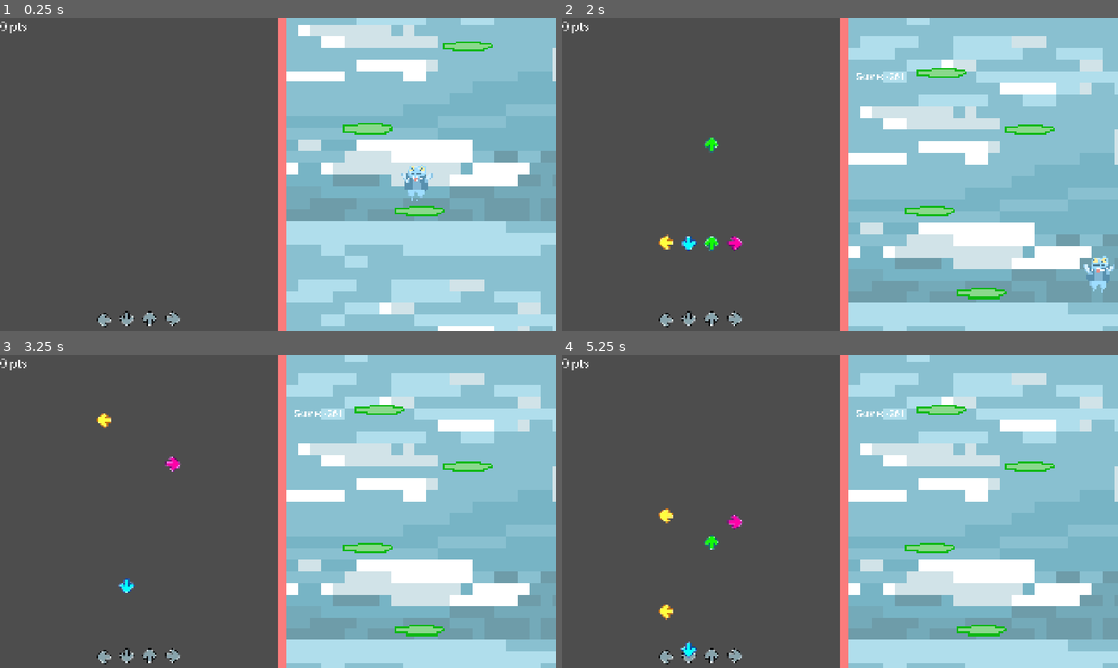
Above: before the commit, frames 1-4 (two rows, left to right).
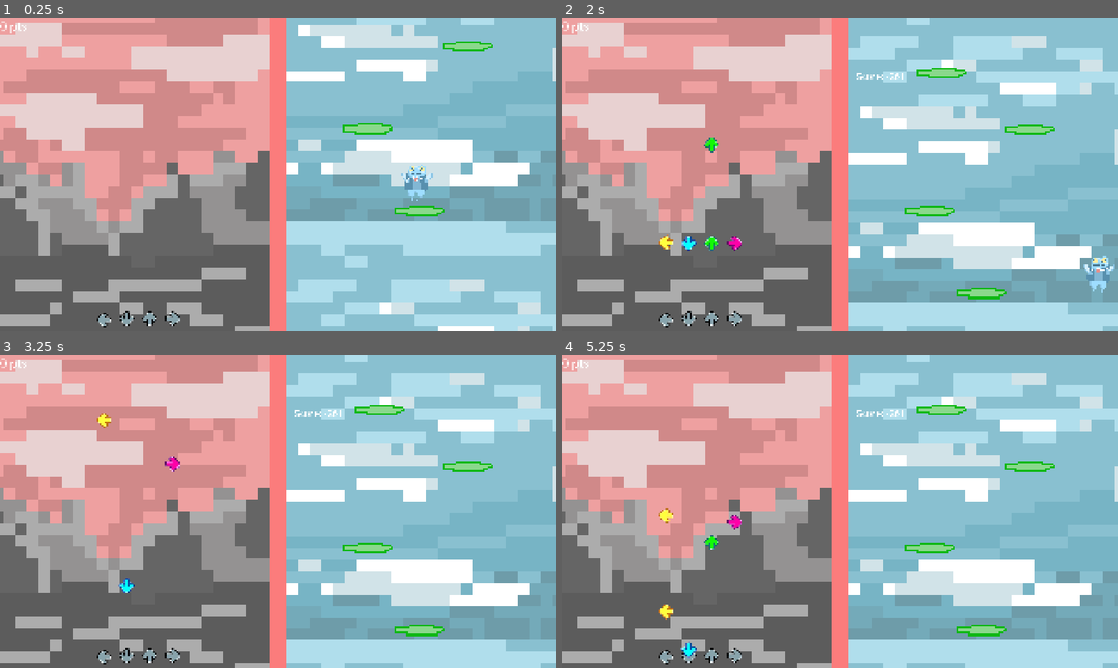
Above: after the commit, the same moments.

Repository: Sklebi/Bounce-battles
Game: Godot game, scene res://Scenes/main_game.tscn
Two runs of this game, one before a commit and one after it. Both use one fixed random seed, a clock stepped at 60 frames per second and the inputs below.
Inputs:
- Up to frame 1 (0.25 s): no input
- Up to frame 2 (2 s): hold Right (P1Right) from 0.53 s (still down)
- Up to frame 3 (3.25 s): release Right (P1Right) at 2.03 s; hold Left (P1Left) 2.03-2.78 s; hold Right (P1Right) from 2.78 s (still down)
- Up to frame 4 (5.25 s): release Right (P1Right) at 4.28 s; hold Left (P1Left) 4.28-5.03 s; hold Right (P1Right) from 5.03 s (still down)

The runs differ from the first frame. In frame 1, 36% of the frame differs, in the area x 0-50%, y 0-100%; in frame 2, 35%; in frame 3, 35%; in frame 4, 35%.

Commit message:
453erg

Diff:
--- a/Split-Bounce/Scenes/game_level.tscn
+++ b/Split-Bounce/Scenes/game_level.tscn
@@ -2,6 +2,7 @@
 
 [ext_resource type="PackedScene" uid="uid://cxv3o5t53mekx" path="res://Scenes/key_listener.tscn" id="1_jcjmw"]
 [ext_resource type="PackedScene" uid="uid://cye5eafl6bdkq" path="res://Scenes/game_ui.tscn" id="2_jtjkd"]
+[ext_resource type="Texture2D" uid="uid://qfyhmkxl8h3" path="res://Sprites/New Piskel-1.png (1).png" id="3_ht4rx"]
 
 [node name="GameLevel" type="Node2D" unique_id=1299029230]
 
@@ -37,3 +38,9 @@
 offset_bottom = 43.0
 grow_horizontal = 1
 grow_vertical = 1
+
+[node name="Sprite2D" type="Sprite2D" parent="." unique_id=7454010]
+z_index = -2
+scale = Vector2(40, 40)
+texture = ExtResource("3_ht4rx")
+offset = Vector2(12.36, 0)
--- a/Split-Bounce/Scenes/main_game.tscn
+++ b/Split-Bounce/Scenes/main_game.tscn
@@ -30,6 +30,7 @@
 render_target_update_mode = 4
 
 [node name="GameLevel" parent="HBoxContainer/IreneGame/SubViewport" unique_id=1299029230 instance=ExtResource("1_pu3va")]
+texture_filter = 1
 
 [node name="ConnorGame" type="SubViewportContainer" parent="HBoxContainer" unique_id=304599175]
 layout_mode = 2
@@ -42,5 +43,4 @@
 render_target_update_mode = 4
 
 [node name="Platformer" parent="HBoxContainer/ConnorGame/SubViewport" unique_id=69007234 instance=ExtResource("1_l756w")]
-texture_filter = 1
 position = Vector2(474, 546)
